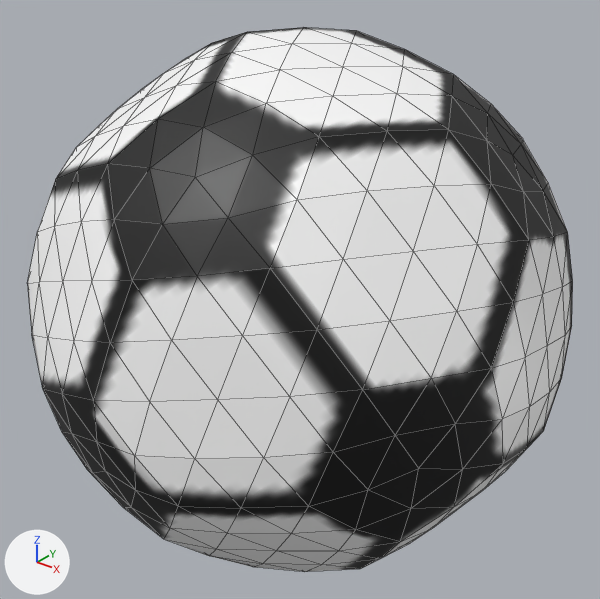
The COLLADA model meshes/ball.dae: old version first, new version second.
Before and after are seen from a 50 mm camera at (1.779, -2.232, 1.386) aimed at (-0.005, -0.002, 0.003). The lights are fixed; the arrows at lower left show +X, +Y and +Z. Mesh edges are drawn as thin lines. Where no turn or scale is listed for an object, it has been applied to the vertices.

The first picture shows 'Sphere_soccerball'.
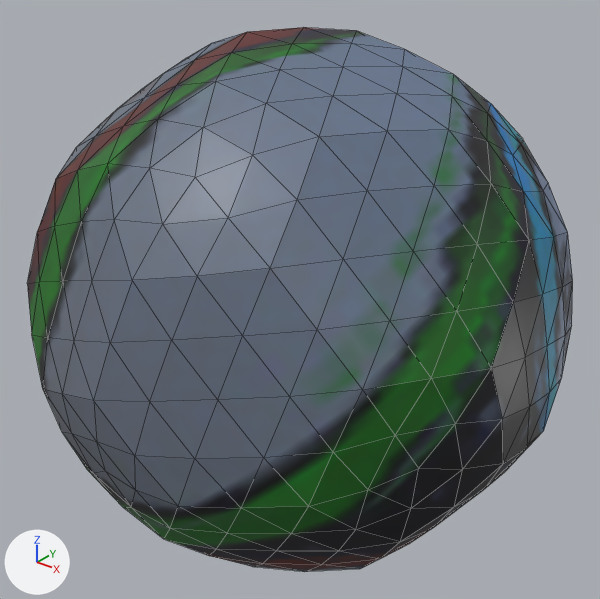
Commit message: Change ball pattern

Where the change shows, as pixel boxes [x1, y1, x2, y2] in the pictures (600 x 599 px):
'Sphere_soccerball', surface changed
    both: [27, 27, 573, 572]

Edits to the bpy script that builds the scene:
```text
Add img_fifa2014_soccerball_png:
    img_fifa2014_soccerball_png = load_image('fifa2014-soccerball.png', '../materials/textures/fifa2014-soccerball.png', 256, 256, 'sRGB')
Change mat_soccerball_rcs_soccerball_png:
    mat_soccerball_rcs_soccerball_png.texture: img_rcs_soccerball_png -> img_fifa2014_soccerball_png
```
